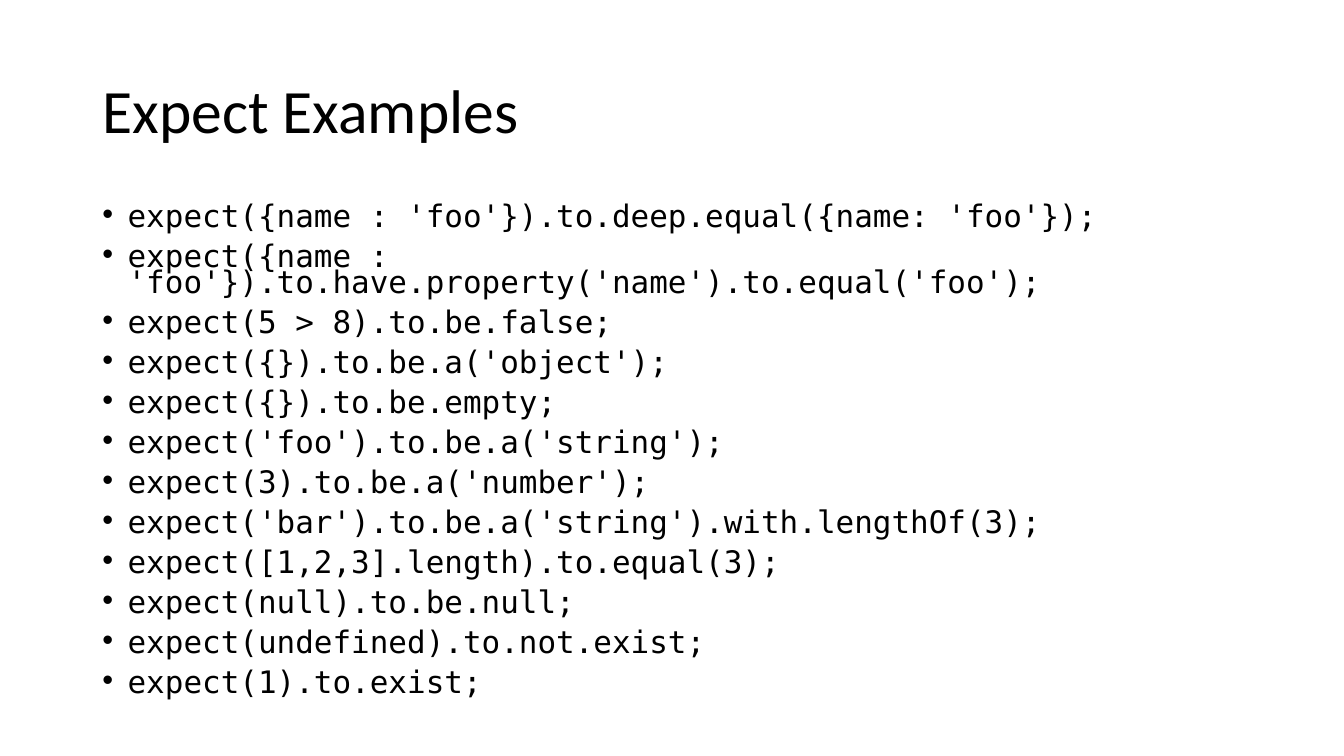
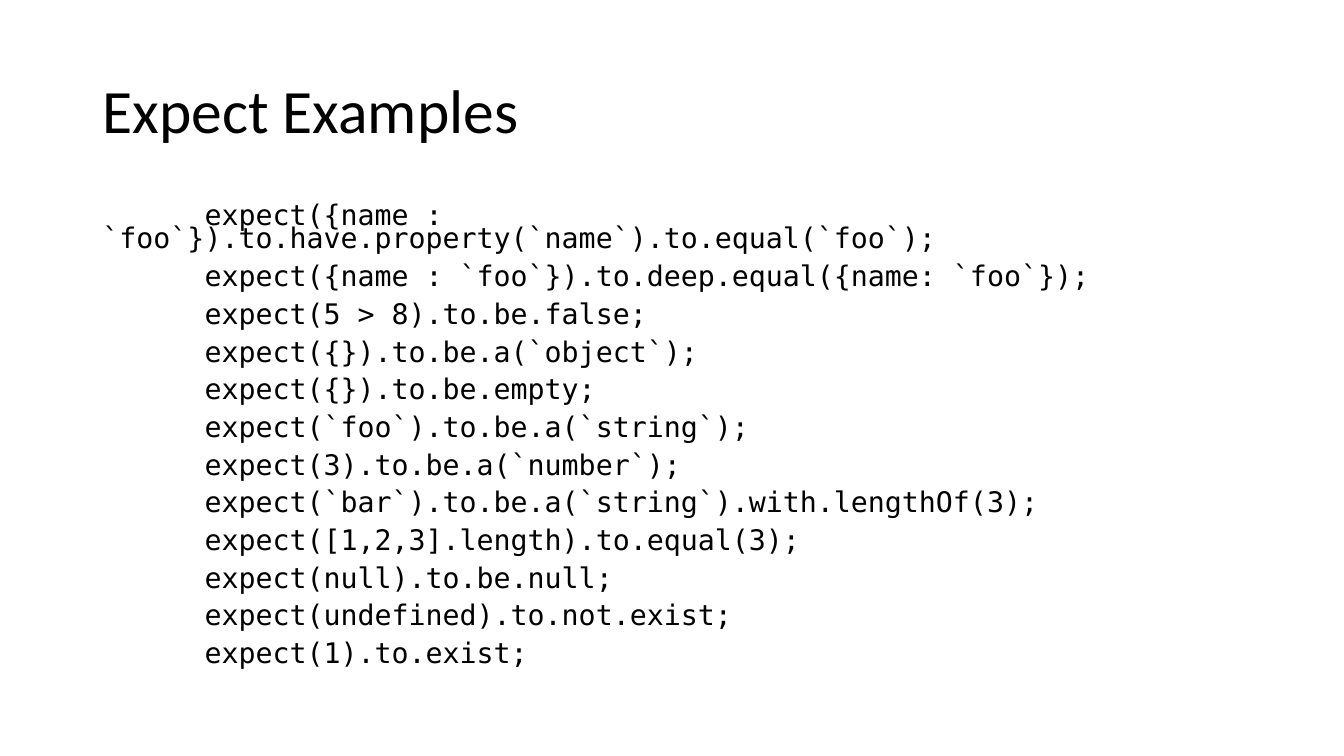
Before and after one commit to jfbz-epam/UnitTestLearning, a slide deck: slide 4 of unit testing.pptx. Drawn at 1344x756 pixels with LibreOffice and Linux fonts; fonts in the diff are those of the drawing. Boxes give left, top, right and bottom in pixels: in the first picture for what was removed or moved away, otherwise in the second. Text is boxed around its words. In the diff, an @@ line names an element or a change of style, - is before the commit and + after.

```diff
--- a/unit testing.pptx
+++ b/unit testing.pptx
@@ text at bbox=[102, 203, 1089, 292]: text changed; size 22.1 to 20.1 pt @@
-• expect({name : 'foo'}).to.deep.equal({name: 'foo'});
-• expect({name : 'foo'}).to.have.property('name').to.equal('foo');
+expect({name : `foo`}).to.have.property(`name`).to.equal(`foo`);
+expect({name : `foo`}).to.deep.equal({name: `foo`});
@@ text at bbox=[205, 302, 800, 669]: size 22.1 to 20.1 pt in "expect(5 > 8).to.be.false;", "expect({}).to.be.empty;", "expect([1,2,3].length).to.equal(3);", "expect(null).to.be.null;" and 2 more places; bullet • to none @@
@@ text at bbox=[205, 339, 698, 368]: text changed; size 22.1 to 20.1 pt @@
-• expect({}).to.be.a('object');
+expect({}).to.be.a(`object`);
@@ text at bbox=[205, 414, 1039, 518]: text changed; size 22.1 to 20.1 pt @@
-• expect('foo').to.be.a('string');
-• expect(3).to.be.a('number');
-• expect('bar').to.be.a('string').with.lengthOf(3);
+expect(`foo`).to.be.a(`string`);
+expect(3).to.be.a(`number`);
+expect(`bar`).to.be.a(`string`).with.lengthOf(3);
```
Also in this commit, not shown: 3 other slides changed, 3 other files.
